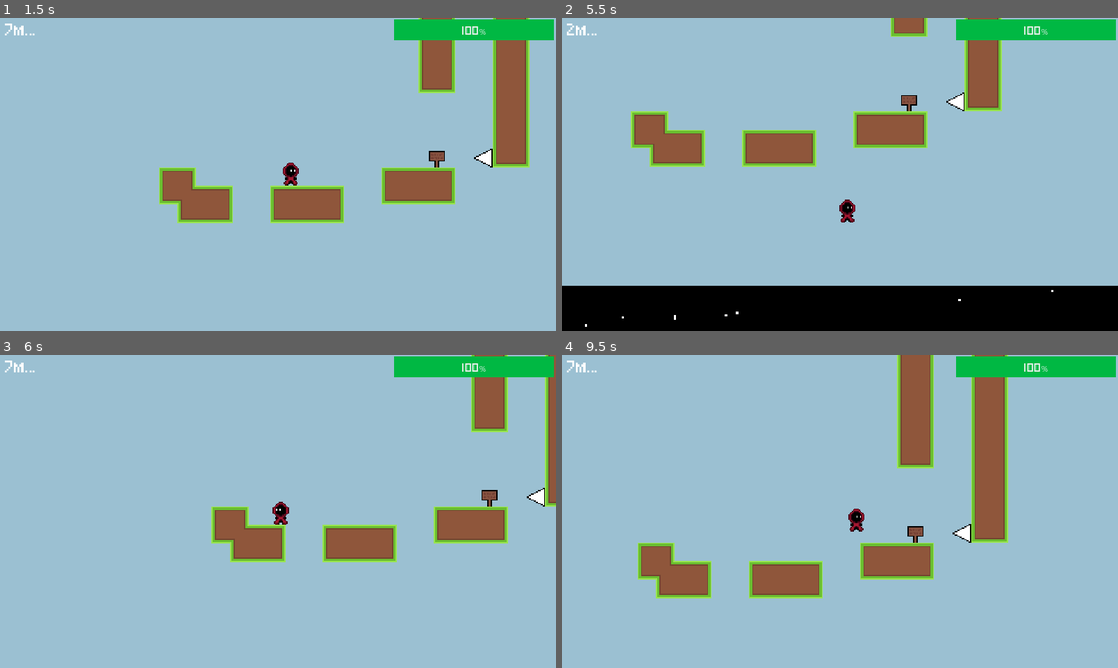
Above: before the commit, frames 1-4 (two rows, left to right).
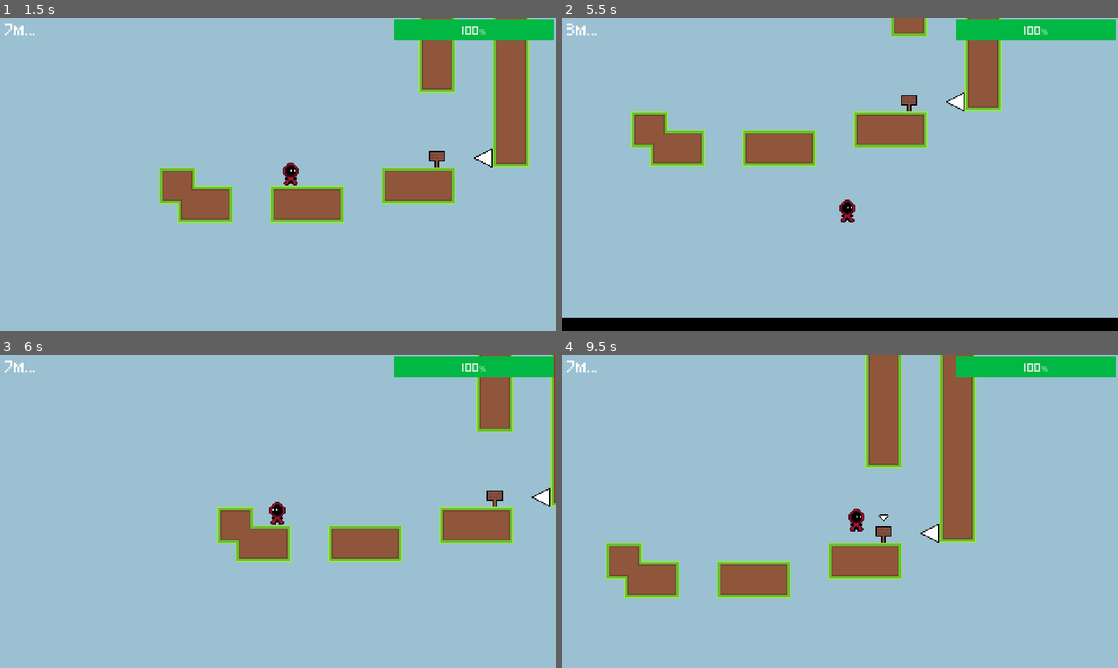
Above: after the commit, the same moments.

Repository: StormLight14/void-ascender
Game: Godot game, scene res://level/levels/level1.tscn
Same seed, same stepped clock (60 frames per second), same inputs: the game is played once before the commit and once after it. This scene is started directly instead of the project's main scene. Sound files missing from this copy of the repository are replaced by a short silence.
Inputs:
- Up to frame 1 (1.5 s): hold Shift (climb) 0.53-1.28 s; hold D (right) from 0.53 s (still down); tap Space (jump) at 0.77 s; tap E (interact) at 1.35 s
- Up to frame 2 (5.5 s): tap Space (jump) at 1.52, 3.02, 3.77, 4.52 s; release D (right) at 2.03 s; hold A (left) 2.03-2.78 s; hold Shift (climb) 2.03-2.78 s; hold D (right) 2.78-4.28 s; tap E (interact) at 2.85, 4.35 s; hold Shift (climb) 3.53-4.28 s; hold A (left) 4.28-5.03 s; hold D (right) from 5.03 s (still down); hold Shift (climb) from 5.03 s (still down)
- Up to frame 3 (6 s): release D (right) at 5.78 s; release Shift (climb) at 5.78 s; hold A (left) from 5.78 s (still down); tap E (interact) at 5.85 s
- Up to frame 4 (9.5 s): tap Space (jump) at 6.02, 6.77, 7.52, 9.02 s; hold Shift (climb) 6.53-7.28 s; release A (left) at 7.28 s; hold D (right) from 7.28 s (still down); tap E (interact) at 7.35, 8.85 s; hold Shift (climb) 8.03-8.78 s

Frame 1 is identical in both runs. In frame 2, 10% of the frame differs, in the area x 0-100%, y 2-99%; in frame 3, 3.5%; in frame 4, 17%, in the area x 7-81%, y 0-78%.

Commit message:
void follows player; deaths save correctly

Diff:
--- a/autoloads/Global.gd
+++ b/autoloads/Global.gd
@@ -39,6 +39,10 @@
 	pass
 
 func save_game():
+	total_deaths = 0
+	for level in level_data:
+		total_deaths += level_data[level].deaths
+
 	var save_file = FileAccess.open("user://game_save.json", FileAccess.WRITE)
 	var save_dict = {
 		"level_data": level_data,
--- a/hazards/void/void.gd
+++ b/hazards/void/void.gd
@@ -25,6 +25,7 @@
 			add_child(void_effect)
 
 func _process(delta):
+	global_position.x = %Player.camera_2d.get_screen_center_position().x
 	if Global.ui_open == false:
 		global_position.y -= speed * delta
 
--- a/level/level.gd
+++ b/level/level.gd
@@ -39,6 +39,7 @@
 	the_void.on_player_killed()
 	player.global_position = player_spawn
 	Global.level_data[Global.current_level].deaths += 1
+	Global.total_deaths += 1
 	player.velocity.y = 0
 
 func spawn_fireball(direction, speed, lifetime, spawn_position):
--- a/level/level.tscn
+++ b/level/level.tscn
@@ -1362,6 +1362,7 @@
 [node name="Void" parent="." instance=ExtResource("4_581ep")]
 unique_name_in_owner = true
 position = Vector2(10, 453)
+speed = 20
 
 [node name="GameUI" parent="." instance=ExtResource("7_00mnn")]
 unique_name_in_owner = true
--- a/level/levels/level1.tscn
+++ b/level/levels/level1.tscn
@@ -116,3 +116,5 @@
 
 [node name="TileMap" parent="." index="7"]
 layer_0/tile_data = PackedInt32Array(131071, 2, 0, 65536, 131074, 0, 131072, 589826, 4, 196607, 2, 2, 131073, 65538, 0, …(7316 unchanged characters)…
+
+[editable path="FadeAnimationPlayer"]
--- a/player/player.gd
+++ b/player/player.gd
@@ -27,6 +27,7 @@
 @onready var hearts = %Hearts
 @onready var stamina_timer = %StaminaTimer
 @onready var animated_sprite_2d = %AnimatedSprite2D
+@onready var camera_2d = $Camera2D
 
 signal killed
 
